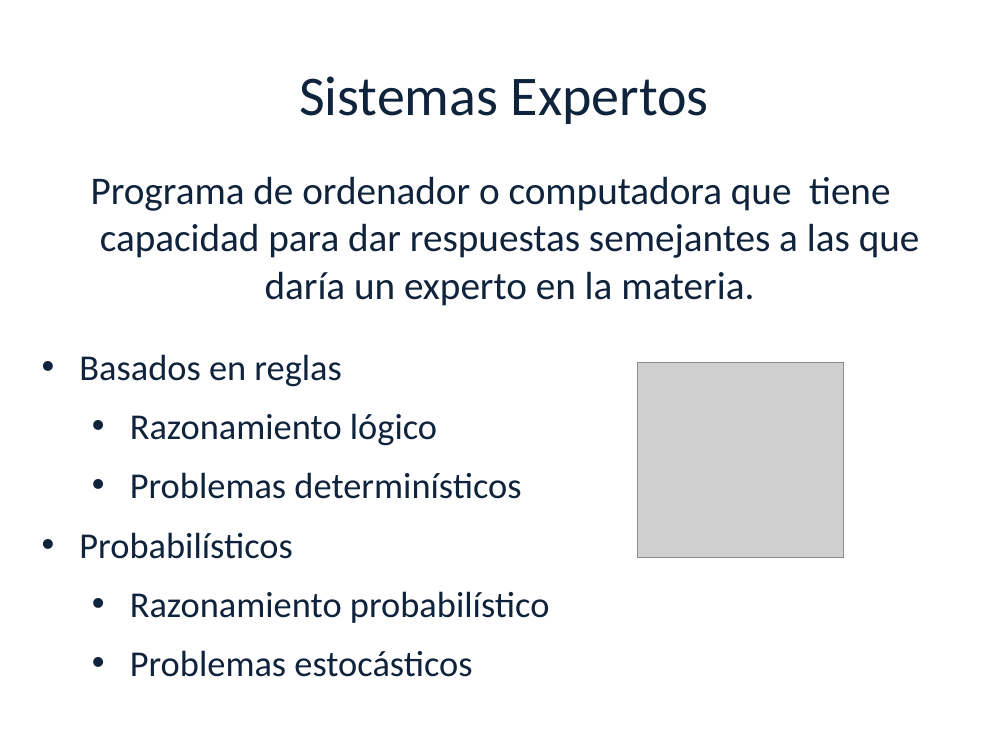
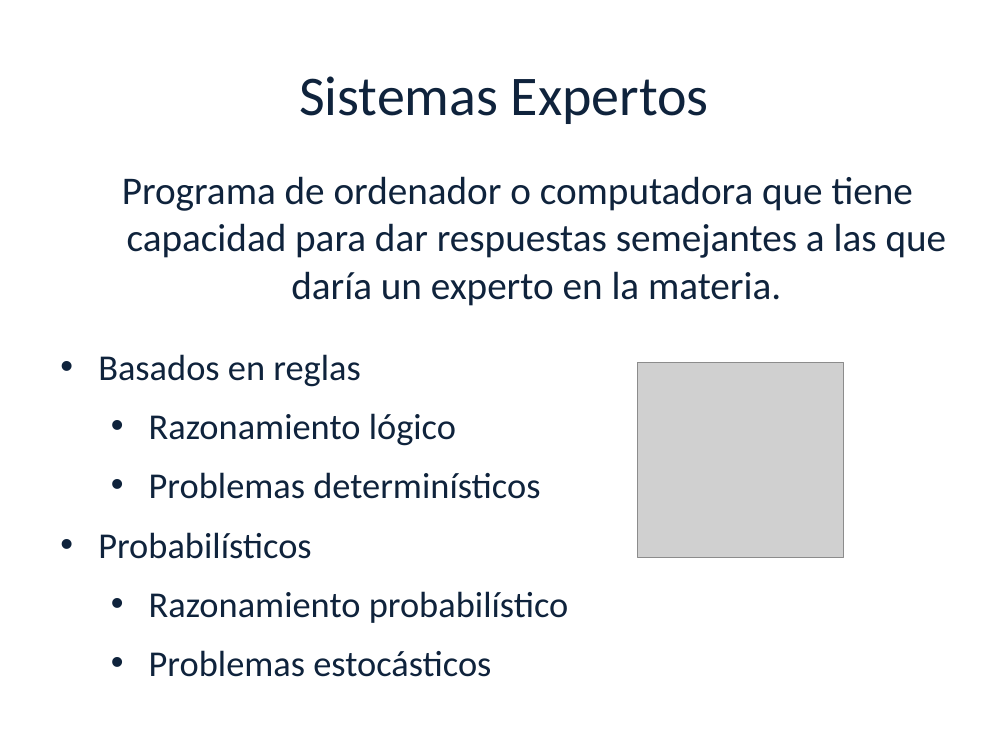
Before and after one commit to luciamasolaP/proyectofinal-informe, a slide deck: slide 12 of presentacion/Aspect Mining2-primera parte.pptx. Drawn at 1008x756 pixels with LibreOffice and Linux fonts; fonts in the diff are those of the drawing; grey boxes stand for pictures; background and template pictures are left out. Boxes give left, top, right and bottom in pixels: in the first picture for what was removed or moved away, otherwise in the second. Text is boxed around its words. In the diff, an @@ line names an element or a change of style, - is before the commit and + after.

```diff
--- a/presentacion/Aspect Mining2-primera parte.pptx
+++ b/presentacion/Aspect Mining2-primera parte.pptx
@@ text "Programa de ordenador o computadora ..." rewrapped from (x1=91, y1=176, x2=920, y2=306) to (x1=122, y1=176, x2=947, y2=306) @@
@@ text "Basados en reglas" moved from (x1=79, y1=354, x2=550, y2=677) to (x1=98, y1=354, x2=569, y2=677) @@
@@ text "Basados en reglas" at (x1=98, y1=354, x2=569, y2=677): alignment left to justified @@
```
Also in this commit, not shown: 16 other slides changed.
